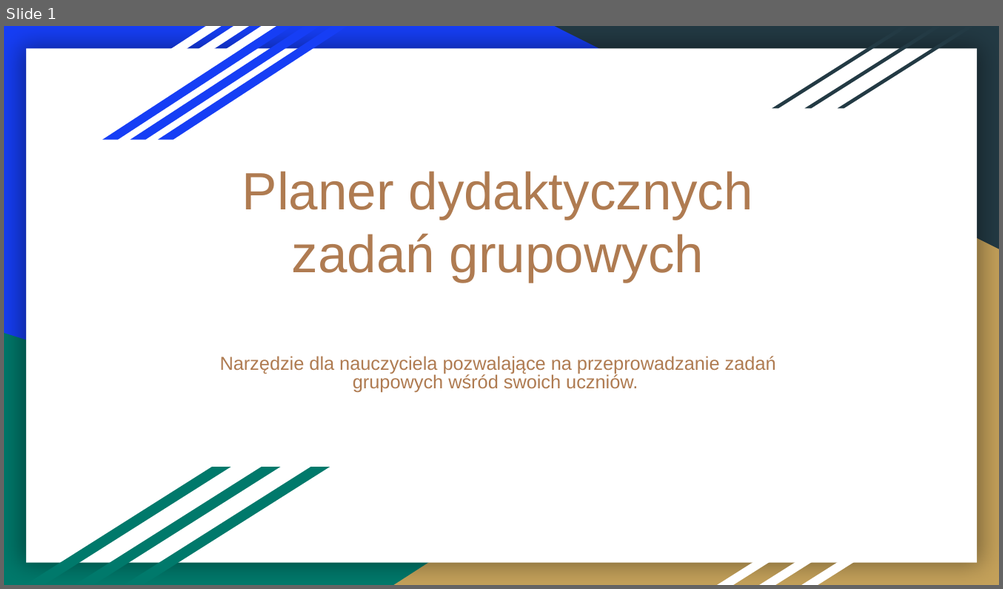
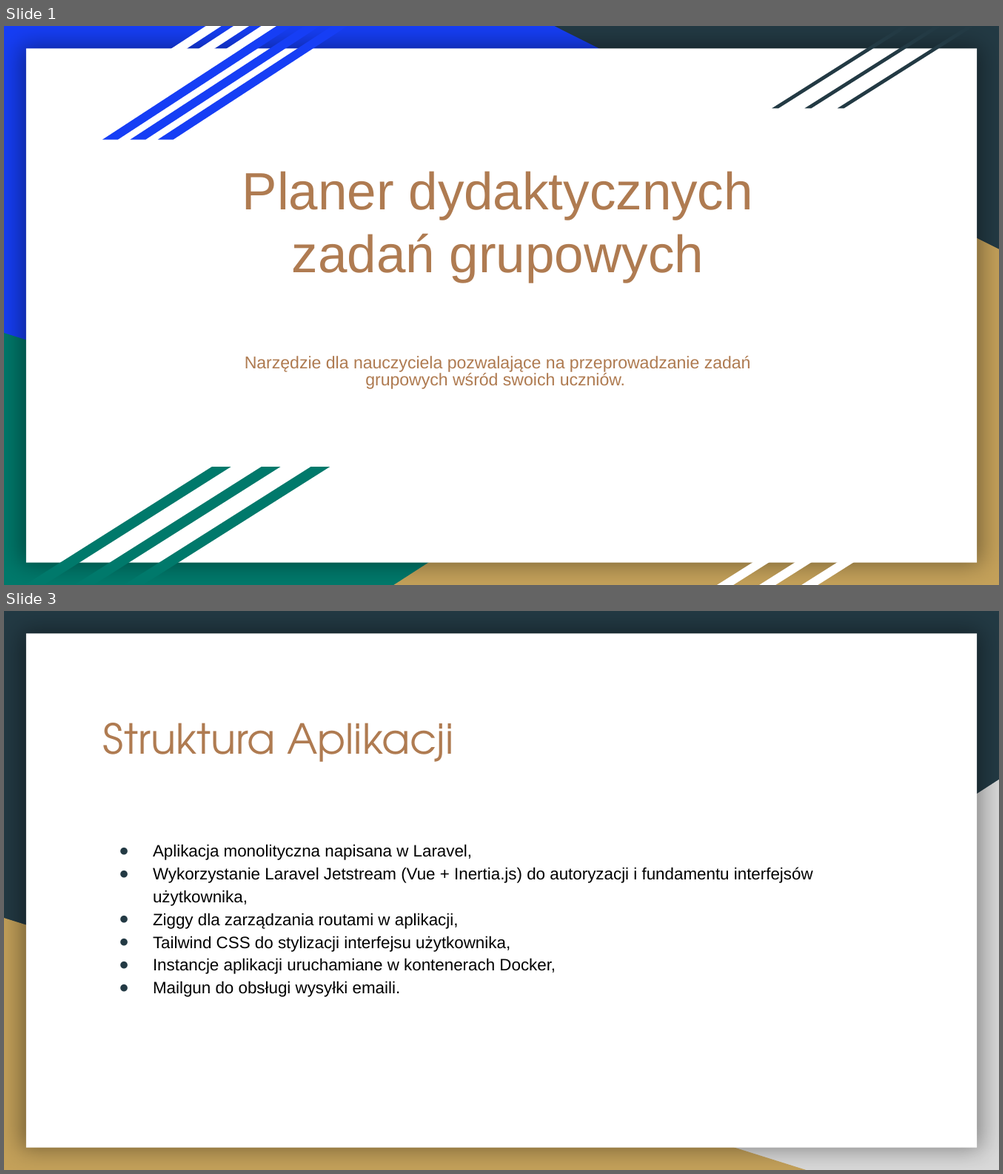
Before and after one commit to dszymanskiq/gprojects, a slide deck: prezentacja.pptx. Shown one above the other, each under a label of ours: slide 1 before the commit, slides 1 and 3 after it; the slides between them are not shown. The pictures are 1003x589 and 1003x1174 pixels, drawn with LibreOffice and Linux fonts; fonts in the diff are those of the drawing. Boxes give left, top, right and bottom in pixels: in the first picture for what was removed or moved away, otherwise in the second. Text is boxed around its words. In the diff, an @@ line names an element or a change of style, - is before the commit and + after.

```diff
--- a/prezentacja.pptx
+++ b/prezentacja.pptx
@@ slide 3 added at (4,611,999,1170), background #233A44; not listed: 1 template element that a slide beside it also shows @@
@@ title added at (103,723,453,762), 30 pt, text #AF7B51 @@
+Struktura Aplikacji
@@ right triangle added at (394,780,999,1170), fill #D9D9D9 @@
@@ text added at (153,844,813,997), 12 pt, text #000000 @@
+● Aplikacja monolityczna napisana w Laravel,
+● Wykorzystanie Laravel Jetstream (Vue + Inertia.js) do autoryzacji i fundamentu interfejsów użytkownika,
+● Ziggy dla zarządzania routami w aplikacji,
+● Tailwind CSS do stylizacji interfejsu użytkownika,
+● Instancje aplikacji uruchamiane w kontenerach Docker,
+● Mailgun do obsługi wysyłki emaili.
@@ right triangle added at (4,918,805,1170), fill #C4A15A @@
@@ slide 1 changed as well @@
@@ subtitle "Narzędzie dla nauczyciela pozwalające na ..." at (244,356,751,389): size 13.6 to 12.4 pt @@
```
Also in this commit, not shown: 1 other slide changed, 2 other slides added.
